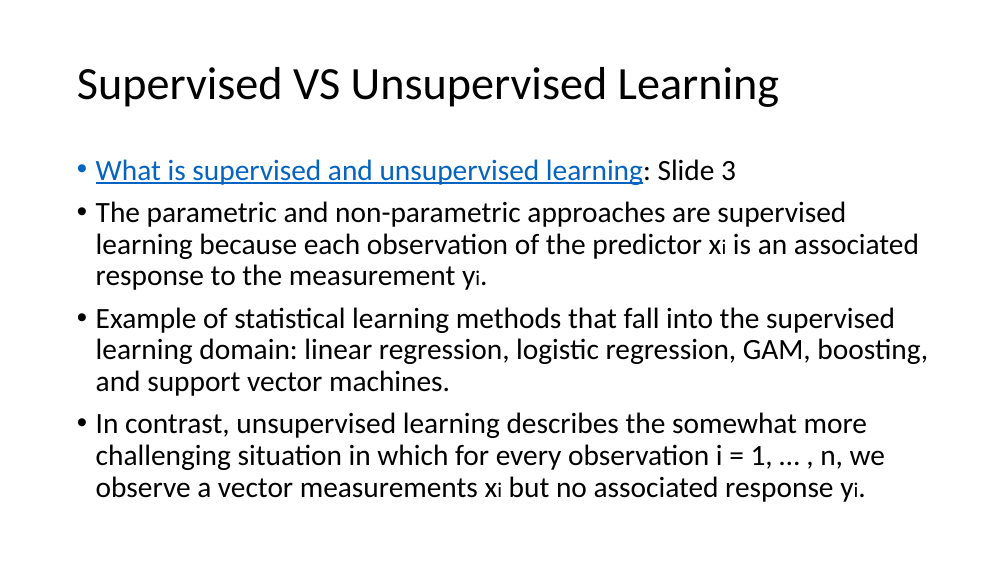
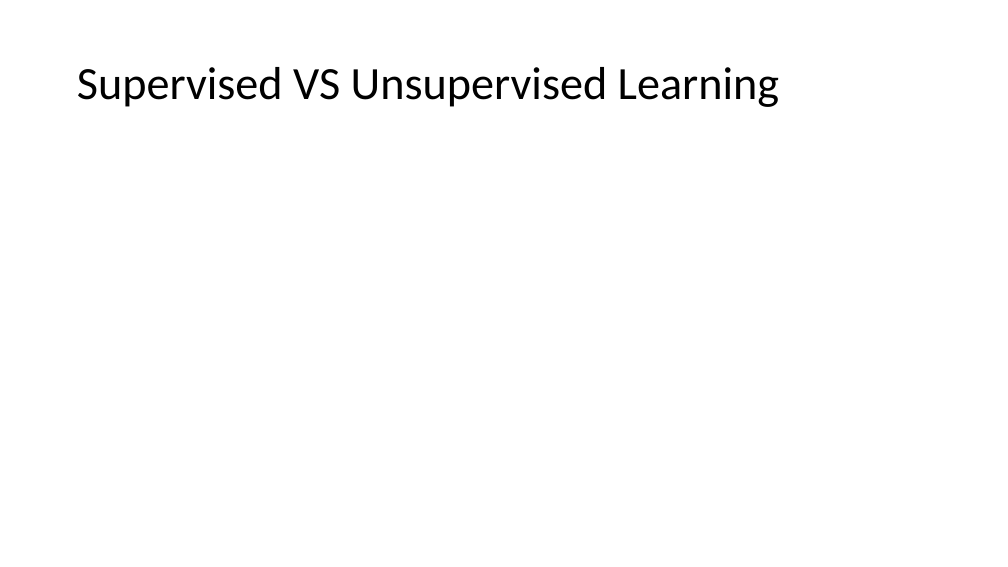
Before and after one commit to TseChapman/PresentationMaterials, a slide deck: slide 23 of Presentation Materials/Chapter 2/Chapter 2 Presentation.pptx. Drawn at 1008x567 pixels with LibreOffice and Linux fonts; fonts in the diff are those of the drawing; grey boxes stand for pictures. Boxes give left, top, right and bottom in pixels: in the first picture for what was removed or moved away, otherwise in the second. Text is boxed around its words. In the diff, an @@ line names an element or a change of style, - is before the commit and + after.

```diff
--- a/Presentation Materials/Chapter 2/Chapter 2 Presentation.pptx
+++ b/Presentation Materials/Chapter 2/Chapter 2 Presentation.pptx
@@ text removed at <box>96,159,928,502</box> @@
-• What is supervised and unsupervised learning: Slide 3
-• The parametric and non-parametric approaches are supervised learning because each observation of the predictor xi is an associated response to the measurement yi.
-• Example of statistical learning methods that fall into the supervised learning domain: linear regression, logistic regression, GAM, boosting, and support vector machines.
-• In contrast, unsupervised learning describes the somewhat more challenging situation in which for every observation i = 1, … , n, we observe a vector measurements xi but no associated response yi.
```
Also in this commit, not shown: 6 other slides changed.
